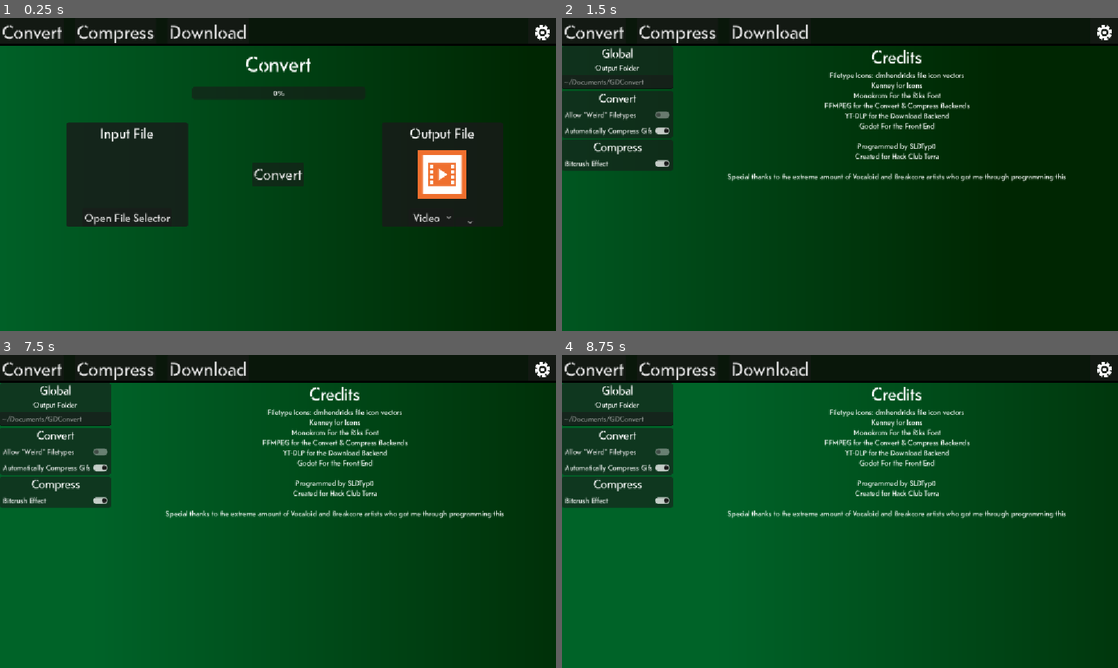
Above: before the commit, frames 1-4 (two rows, left to right).
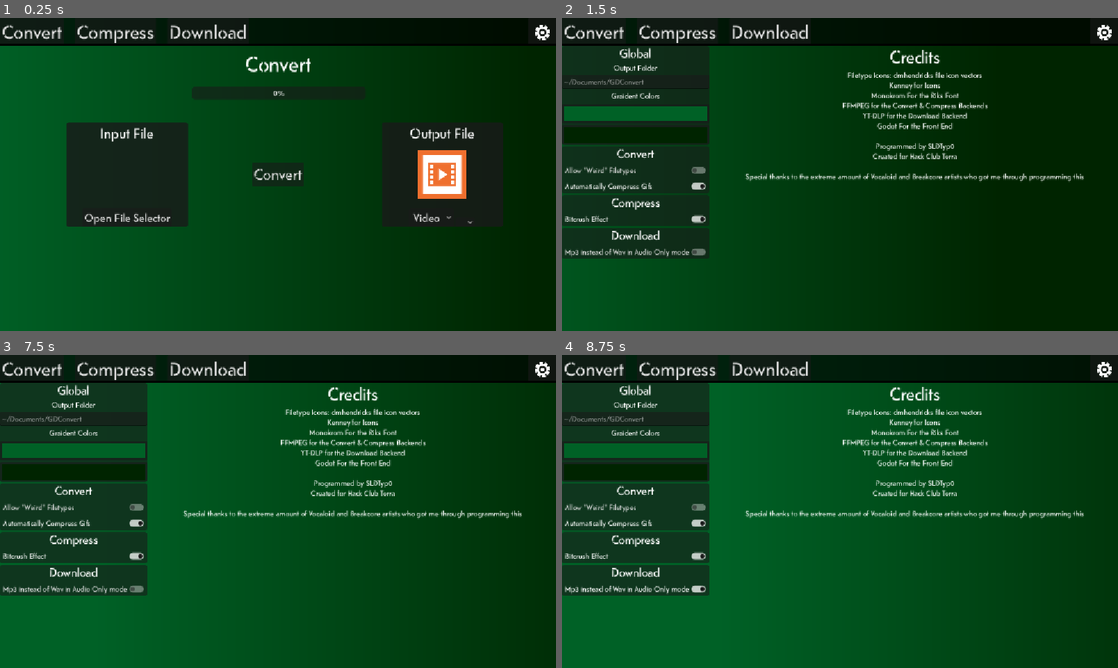
Above: after the commit, the same moments.

Repository: Typ0Codes/ff-mpeg-frontend
Game: Godot game, scene res://Convert.tscn
Two runs of this game, one before a commit and one after it. Both use one fixed random seed, a clock stepped at 60 frames per second and the inputs below.
Inputs (mouse positions are in pixels of both pictures, inside the frame that each line leads up to):
- Up to frame 1 (0.25 s): no input
- Up to frame 2 (1.5 s): click (1101, 30) at 0.5 s; click "Bitcrush Effect" at 1.25 s
- Up to frame 3 (7.5 s): click "Convert" at 2 s; click "Compress" at 2.75 s; click (539, 367) at 3.5 s; click "Compress" at 4.25 s; click "Convert" at 5 s; click "Download" at 5.75 s; click (278, 498) at 6.52 s; type "12" at 6.6 s; click (539, 367) at 7.25 s
- Up to frame 4 (8.75 s): click (634, 589) at 8 s, where only the run after the commit has a clickable "Mp3 instead of Wav in Audio O…"

The runs differ from the first frame. In frame 2, 16% of the frame differs, in the area x 0-94%, y 8-77%; in frame 3, 15%; in frame 4, 15%.

Commit message:
stalling

Diff:
--- a/Convert.tscn
+++ b/Convert.tscn
@@ -21,7 +21,7 @@
 content_margin_top = 0.0
 content_margin_right = 0.0
 content_margin_bottom = 0.0
-bg_color = Color(0.03750939, 0.09221437, 0.039877687, 1)
+bg_color = Color(0, 0, 0, 0.65882355)
 corner_detail = 5
 
 [sub_resource type="StyleBoxFlat" id="StyleBoxFlat_bypvw"]
--- a/Settings.tscn
+++ b/Settings.tscn
@@ -2,12 +2,25 @@
 
 [ext_resource type="Texture2D" uid="uid://cy5mpnlxfljb0" path="res://gear.png" id="1_2fv1l"]
 [ext_resource type="Script" uid="uid://bw31a82tqa7r2" path="res://settings.gd" id="1_mx4kw"]
-[ext_resource type="Shader" uid="uid://cymgefk06cptg" path="res://background.gdshader" id="2_37a8j"]
 [ext_resource type="Theme" uid="uid://dk5gur85t661f" path="res://Defaults.tres" id="2_mx4kw"]
 
+[sub_resource type="Shader" id="Shader_mx4kw"]
+code = "shader_type canvas_item;
+
+uniform vec4 color1 : source_color = vec4(0.1, 0.0, 0.3, 1.0);
+uniform vec4 color2 : source_color = vec4(0.0, 0.8, 0.9, 1.0);
+uniform float speed = 0.5;
+uniform float range = 0.3; // how far it swings (0.0 - 1.0)
+
+void fragment() {
+    float offset = sin(TIME * speed) * range;
+    float t = clamp(UV.x + offset, 0.0, 1.0);
+    COLOR = mix(color1, color2, t);
+}   "
+
 [sub_resource type="ShaderMaterial" id="ShaderMaterial_sfvul"]
-shader = ExtResource("2_37a8j")
-shader_parameter/color1 = Color(7.70092e-07, 0.38675863, 0.15870786, 1)
+shader = SubResource("Shader_mx4kw")
+shader_parameter/color1 = Color(0, 0.3882353, 0.15686275, 1)
 shader_parameter/color2 = Color(0, 0.14788443, 0.007501707, 1)
 shader_parameter/speed = 0.5
 shader_parameter/range = 0.3
@@ -28,12 +41,12 @@
 _source = "<svg xmlns=\"http://www.w3.org/2000/svg\" width=\"32\" height=\"16\"><rect width=\"30\" height=\"14\" x=\"1\" y=\"1\" fill=\"#fff\" fill-opacity=\".37\" rx=\"7\"/><circle cx=\"8\" cy=\"8\" r=\"5\" fill=\"#1a1a1a\" fill-opacity=\".5\"/></svg>
 "
 
-[sub_resource type="StyleBoxFlat" id="StyleBoxFlat_sfvul"]
+[sub_resource type="StyleBoxFlat" id="StyleBoxFlat_37a8j"]
 content_margin_left = 0.0
 content_margin_top = 0.0
 content_margin_right = 0.0
 content_margin_bottom = 0.0
-bg_color = Color(0.03750939, 0.09221437, 0.039877687, 1)
+bg_color = Color(0, 0, 0, 0.65882355)
 corner_detail = 5
 
 [node name="Control" type="Control" unique_id=1581714445]
@@ -95,6 +108,22 @@
 You will need to type the fullpath im 90% sure"
 placeholder_text = "~/Documents/GDConvert"
 
+[node name="Label3" type="Label" parent="ScrollContainer/HBoxContainer/VBoxContainer/PanelContainer2/VBoxContainer" unique_id=1246370249]
+custom_maximum_size = Vector2(-1, 22.845)
+layout_mode = 2
+theme = ExtResource("2_mx4kw")
+text = "Graident Colors
+"
+horizontal_alignment = 1
+
+[node name="ColorPickerButton" type="ColorPickerButton" parent="ScrollContainer/HBoxContainer/VBoxContainer/PanelContainer2/VBoxContainer" unique_id=1429720573]
+custom_minimum_size = Vector2(0, 40)
+layout_mode = 2
+
+[node name="ColorPickerButton2" type="ColorPickerButton" parent="ScrollContainer/HBoxContainer/VBoxContainer/PanelContainer2/VBoxContainer" unique_id=1576177490]
+custom_minimum_size = Vector2(0, 40)
+layout_mode = 2
+
 [node name="PanelContainer" type="PanelContainer" parent="ScrollContainer/HBoxContainer/VBoxContainer" unique_id=184977591]
 layout_mode = 2
 theme_override_styles/panel = SubResource("StyleBoxFlat_mx4kw")
@@ -143,6 +172,27 @@
 theme = ExtResource("2_mx4kw")
 theme_override_icons/unchecked = SubResource("DPITexture_mx4kw")
 text = "Bitcrush Effect"
+
+[node name="PanelContainer4" type="PanelContainer" parent="ScrollContainer/HBoxContainer/VBoxContainer" unique_id=431195030]
+layout_mode = 2
+theme_override_styles/panel = SubResource("StyleBoxFlat_mx4kw")
+
+[node name="VBoxContainer" type="VBoxContainer" parent="ScrollContainer/HBoxContainer/VBoxContainer/PanelContainer4" unique_id=817630460]
+layout_mode = 2
+
+[node name="Label" type="Label" parent="ScrollContainer/HBoxContainer/VBoxContainer/PanelContainer4/VBoxContainer" unique_id=607730331]
+layout_mode = 2
+theme = ExtResource("2_mx4kw")
+theme_override_font_sizes/font_size = 25
+text = "Download"
+horizontal_alignment = 1
+
+[node name="MP3InsteadOfWav" type="CheckButton" parent="ScrollContainer/HBoxContainer/VBoxContainer/PanelContainer4/VBoxContainer" unique_id=1920566895]
+layout_mode = 2
+tooltip_text = "it is what it says on the tin"
+theme = ExtResource("2_mx4kw")
+theme_override_icons/unchecked = SubResource("DPITexture_mx4kw")
+text = "Mp3 instead of Wav in Audio Only mode"
 
 [node name="VBoxContainer2" type="VBoxContainer" parent="ScrollContainer/HBoxContainer" unique_id=791568030]
 layout_mode = 2
@@ -177,7 +227,7 @@
 anchor_right = 1.0
 offset_bottom = 33.725
 grow_horizontal = 2
-theme_override_styles/panel = SubResource("StyleBoxFlat_sfvul")
+theme_override_styles/panel = SubResource("StyleBoxFlat_37a8j")
 
 [node name="Settings" type="Button" parent="ControlBar" unique_id=1939836547]
 layout_mode = 2
@@ -218,9 +268,12 @@
 color = Color(0, 0, 0, 1)
 
 [connection signal="text_changed" from="ScrollContainer/HBoxContainer/VBoxContainer/PanelContainer2/VBoxContainer/LineEdit" to="." method="_on_line_edit_text_changed"]
+[connection signal="color_changed" from="ScrollContainer/HBoxContainer/VBoxContainer/PanelContainer2/VBoxContainer/ColorPickerButton" to="." method="_on_color_picker_button_color_changed"]
+[connection signal="color_changed" from="ScrollContainer/HBoxContainer/VBoxContainer/PanelContainer2/VBoxContainer/ColorPickerButton2" to="." method="_on_color_picker_button_2_color_changed"]
 [connection signal="toggled" from="ScrollContainer/HBoxContainer/VBoxContainer/PanelContainer/VBoxContainer/WeirdFiles" to="." method="_on_weird_files_toggled"]
 [connection signal="toggled" from="ScrollContainer/HBoxContainer/VBoxContainer/PanelContainer/VBoxContainer/AutoCompressGifs" to="." method="_on_auto_compress_gifs_toggled"]
 [connection signal="toggled" from="ScrollContainer/HBoxContainer/VBoxContainer/PanelContainer3/VBoxContainer/Bitcrush" to="." method="_on_bitcrush_toggled"]
+[connection signal="toggled" from="ScrollContainer/HBoxContainer/VBoxContainer/PanelContainer4/VBoxContainer/MP3InsteadOfWav" to="." method="_on_mp_3_instead_of_wav_toggled"]
 [connection signal="pressed" from="ControlBar/HBoxContainer/Convert" to="." method="_on_convert_pressed"]
 [connection signal="pressed" from="ControlBar/HBoxContainer/Compress" to="." method="_on_compress_pressed"]
 [connection signal="pressed" from="ControlBar/HBoxContainer/Download" to="." method="_on_download_pressed"]
--- a/compress.gd
+++ b/compress.gd
@@ -2,7 +2,7 @@
 
 var documents_path = OS.get_system_dir(OS.SYSTEM_DIR_DOCUMENTS)
 var progress_path = OS.get_user_data_dir() + "/Progress/"
-@onready var outputpath = documents_path + "/GDConvert/"
+@onready var outputpath = Globals.DefaultOutputPath
 var inputfile := ""
 var total_duration_us := 0
 var extension := ".wav"
@@ -36,7 +36,8 @@
 
 # Called every frame. 'delta' is the elapsed time since the previous frame.
 func _process(delta: float) -> void:
-	pass
+	$"BG Color".material.set_shader_parameter("color1", Globals.GradientColor1)
+	$"BG Color".material.set_shader_parameter("color2", Globals.GradientColor2)
 
 
 #base video command: ffmpeg -i input.mp4 -c:v libx264 -crf 23 -preset medium -c:a aac -b:a 128k -movflags +faststart output.mp4
--- a/convert.gd
+++ b/convert.gd
@@ -256,6 +256,9 @@
 	if ImageOut:
 		$OutputFile/TextureRect.texture = Image_Image
 
+	$"BG Color".material.set_shader_parameter("color1", Globals.GradientColor1)
+	$"BG Color".material.set_shader_parameter("color2", Globals.GradientColor2)
+
 
 
 func _on_you_win_pressed() -> void:
--- a/download.gd
+++ b/download.gd
@@ -2,7 +2,7 @@
 
 var URL = ''
 var documents_path = OS.get_system_dir(OS.SYSTEM_DIR_DOCUMENTS)
-@onready var outputpath = documents_path + "/GDConvert/"
+@onready var outputpath = Globals.DefaultOutputPath
 
 var progress_path = OS.get_user_data_dir() + "/Progress/"
 var yt_pid := -1
@@ -51,7 +51,12 @@
 	stream_idx = 0
 	stream_pct = 0.0
 
-	var fmt := "-x --audio-format wav" if wav_only else "-S vcodec:h264,res,acodec:m4a --merge-output-format mp4"
+	var fmt := "-S vcodec:h264,res,acodec:m4a --merge-output-format mp4"
+	if wav_only:
+		if Globals.Mp3InsteadOfWav:
+			fmt = "-x --audio-format mp3 --audio-quality 0 --embed-thumbnail --convert-thumbnails jpg"
+		else:
+			fmt = "-x --audio-format wav"
 
 	var url := URL.strip_edges()
 	var is_playlist := "/playlist" in url or "--yes-playlist" in url
@@ -143,7 +148,8 @@
 
 
 func _process(delta: float) -> void:
-	pass
+	$"BG Color".material.set_shader_parameter("color1", Globals.GradientColor1)
+	$"BG Color".material.set_shader_parameter("color2", Globals.GradientColor2)
 
 
 
--- a/globals.gd
+++ b/globals.gd
@@ -5,7 +5,10 @@
 var weirdassfiletypes := false
 var CompressGifs := true
 var Bitcrush := false
+var Mp3InsteadOfWav := false
 var DefaultOutputPath := OS.get_system_dir(OS.SYSTEM_DIR_DOCUMENTS) + "/GDConvert/"
+@export var GradientColor1 =Color(0.0, 0.38, 0.15, 1.0)
+@export var GradientColor2 = Color(0,0.14,0,1.0)
 
 
 func _ready() -> void:
@@ -19,7 +22,8 @@
 		return
 	weirdassfiletypes = config.get_value("general", "weirdassfiletypes", false)
 	CompressGifs = config.get_value("general", "CompressGifs", true)
-	Bitcrush = config.get_value("general", "Bitcrush", true)
+	Bitcrush = config.get_value("general", "Bitcrush", false)
+	Mp3InsteadOfWav = config.get_value("general", "Mp3InsteadOfWav", false)
 	DefaultOutputPath = config.get_value("general", "DefaultOutputPath", OS.get_system_dir(OS.SYSTEM_DIR_DOCUMENTS) + "/GDConvert/")
 
 
@@ -29,6 +33,7 @@
 	config.set_value("general", "CompressGifs", CompressGifs)
 	config.set_value("general", "DefaultOutputPath", DefaultOutputPath)
 	config.set_value("general", "Bitcrush", Bitcrush)
+	config.set_value("general", "Mp3InsteadOfWav", Mp3InsteadOfWav)
 	var err := config.save(SETTINGS_PATH)
 	if err != OK:
 		push_error("Failed to save settings, error code: %d" % err)
--- a/settings.gd
+++ b/settings.gd
@@ -8,11 +8,13 @@
 	$ScrollContainer/HBoxContainer/VBoxContainer/PanelContainer/VBoxContainer/WeirdFiles.set_pressed_no_signal(Globals.weirdassfiletypes)
 	$ScrollContainer/HBoxContainer/VBoxContainer/PanelContainer/VBoxContainer/AutoCompressGifs.set_pressed_no_signal(Globals.CompressGifs)
 	$ScrollContainer/HBoxContainer/VBoxContainer/PanelContainer3/VBoxContainer/Bitcrush.set_pressed_no_signal(Globals.Bitcrush)
-
+	$ScrollContainer/HBoxContainer/VBoxContainer/PanelContainer2/VBoxContainer/ColorPickerButton.color = Globals.GradientColor1
+	$ScrollContainer/HBoxContainer/VBoxContainer/PanelContainer2/VBoxContainer/ColorPickerButton2.color = Globals.GradientColor2
 
 # Called every frame. 'delta' is the elapsed time since the previous frame.
 func _process(delta: float) -> void:
-	pass
+	$"BG Color".material.set_shader_parameter("color1", Globals.GradientColor1)
+	$"BG Color".material.set_shader_parameter("color2", Globals.GradientColor2)
 
 func _exit_tree() -> void:
 	Globals.save_settings()
@@ -44,3 +46,15 @@
 
 func _on_download_pressed() -> void:
 	get_tree().change_scene_to_file("res://Download.tscn")
+
+
+func _on_color_picker_button_color_changed(color: Color) -> void:
+	Globals.GradientColor1 = color
+
+
+func _on_color_picker_button_2_color_changed(color: Color) -> void:
+	Globals.GradientColor2 = color
+
+
+func _on_mp_3_instead_of_wav_toggled(toggled_on: bool) -> void:
+	Globals.Mp3InsteadOfWav = toggled_on
